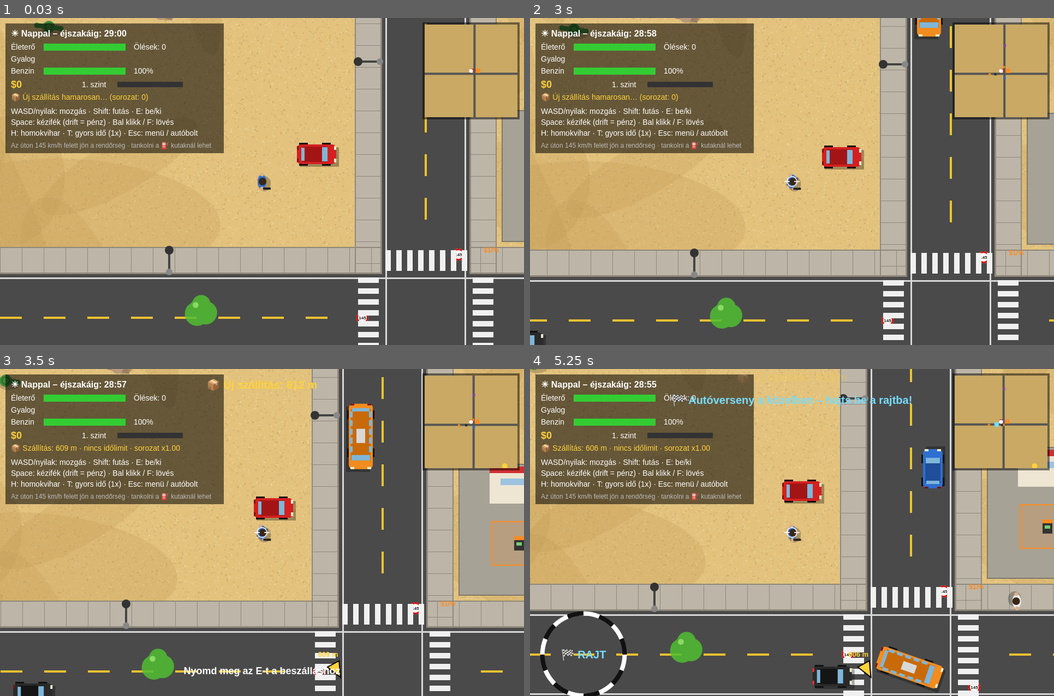
Above: before the commit, frames 1-4 (two rows, left to right).
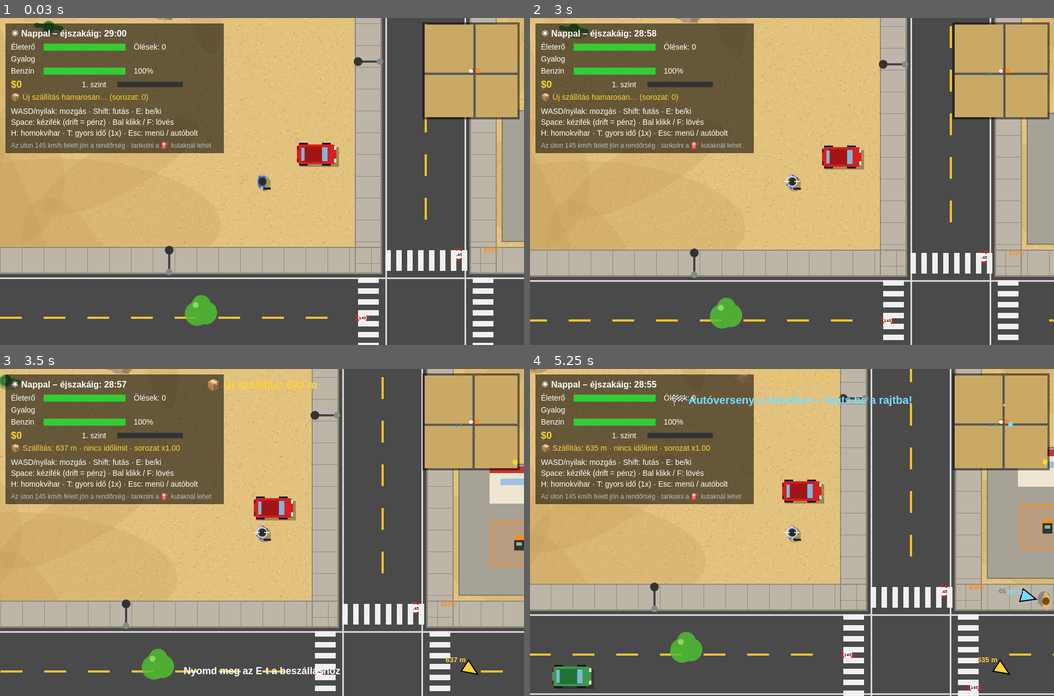
Above: after the commit, the same moments.

Repository: voparin/gta-game
Game: browser game, page index.html
The game is run twice, just before and just after one commit, with the same random seed, the same clock (stepped at 60 frames per second) and the same inputs.
Inputs (mouse positions are in pixels of both pictures, inside the frame that each line leads up to):
- Up to frame 1 (0.03 s): no input
- Up to frame 2 (3 s): click (792, 181) at 0.27 s; hold Right 1.03-1.53 s; tap Space every 0.5 s from 1.1 to 2.6 s; hold Down 1.58-1.85 s; hold Left 1.9-2.47 s; hold Up 2.52-2.82 s; hold Right from 2.87 s (still down)
- Up to frame 3 (3.5 s): keep holding Right; tap Space at 3.1 s
- Up to frame 4 (5.25 s): release Right at 3.53 s; hold Up 3.58-3.82 s; tap Space every 0.5 s from 3.6 to 5.1 s; hold Left 3.87-4.3 s; hold Down 4.35-4.68 s; hold Right 4.73-5.23 s

Frame 1 is identical in both runs. In frame 2, 0.4% of the frame differs, in the area x 0-91%, y 0-100%; in frame 3, 1.5%; in frame 4, 3.8%, in the area x 1-100%, y 5-100%.

Commit message:
v0.16.0: buszmenetrend – percenként busz a legközelebbi megállóba

Diff:
--- a/game.js
+++ b/game.js
@@ -1,6 +1,6 @@
 'use strict';
 
-const VERSION = '0.15.1';         // minden kiadásnál léptetni kell (lásd CHANGELOG.md)
+const VERSION = '0.16.0';         // minden kiadásnál léptetni kell (lásd CHANGELOG.md)
 
 // ===== Beállítások =====
 // A pálya végtelen (ADR-0019): nincs széle, a chunkok bármely koordinátán generálódnak.
@@ -288,6 +288,9 @@
 const CITY_BUS = { type: 'citybus', color: ['#f28c1e', '#c96a0a'], len: 120, wid: 44, accel: 240, maxRoad: 360, maxSand: 250, sandDrag: 0.9, fuelUse: 1 };
 const BUS_DWELL = 4;          // ennyi másodpercig áll a busz a megállóban
 const BUS_FARE = 2;           // buszjegy ára ($)
+// Menetrend (ADR-0027): percenként egy busz a játékoshoz legközelebbi megállóba
+const BUS_INTERVAL = 60, BUS_LEAD = 1000;   // indulás a megálló előtt legalább 1000 px-rel
+const busSchedule = { next: 15, dispatched: 0 };
 
 // side: az út melyik oldalán (±1); dir: az a haladási irány, amelyik itt áll meg (jobb oldali közlekedés)
 function busStopsIn(xa, ya, xb, yb) {
@@ -805,9 +808,11 @@
   if (player.inCar) return null;
   if (dist(player, car) < 75) return { text: 'Nyomd meg az E-t a beszálláshoz', color: '#fff' };
   if (nearestBoardableBus()) return { text: `🚌 E: felszállás a buszra ($${BUS_FARE})`, color: '#f28c1e' };   // a toggleCar-ban a busz megelőzi a többit
+  const ns = nearestBusStop(player.x, player.y);
   if (nearestDoor()) return { text: '🏠 E: bemenés a házba', color: '#7df' };
   if (nearestRentable()) return { text: `🔑 E: autóbérlés ($${RENT_PRICE})`, color: '#7f7' };
   if (nearestHomeless()) return { text: `🤲 E: adományozás ($${DONATE_MIN}–$${DONATE_MAX})`, color: '#7f7' };
+  if (ns && Math.hypot(ns.x - player.x, ns.y - player.y) < 160) return { text: `🚌 Buszmegálló – a busz percenként jár, a következő ~${Math.ceil(nextBusIn())} mp múlva`, color: '#f28c1e' };
   return null;
 }
 
@@ -998,6 +1003,39 @@
   return c;
 }
 
+function nearestBusStop(x, y) {
+  let best = null, bd = Infinity;
+  for (const bs of busStopsIn(x - 2600, y - 2600, x + 2600, y + 2600)) {
+    const d = Math.hypot(bs.x - x, bs.y - y);
+    if (d < bd) { bd = d; best = bs; }
+  }
+  return best;
+}
+
+// az indulás távolsága: legalább BUS_LEAD, széles képernyőn messzebb (ne a játékos szeme előtt jelenjen meg),
+// de kevesebb, mint a megállók távolsága, így közben nincs másik megálló
+const busLead = () => clamp(Math.max(BUS_LEAD, canvas.width / 2 + 300), BUS_LEAD, STOP_SPACING - 100);
+
+// a busz a megálló előtt indul, a megálló sávjában; ha közben kereszteződés van, ott egyenesen megy
+function dispatchBus() {
+  const lead = busLead();
+  // a legközelebbi megállótól kezdve az első, amelynek az indulóhelye szabad (parkoló autó, roncs, másik busz nincs ott)
+  const stops = busStopsIn(player.x - 2600, player.y - 2600, player.x + 2600, player.y + 2600)
+    .sort((a, b) => Math.hypot(a.x - player.x, a.y - player.y) - Math.hypot(b.x - player.x, b.y - player.y)).slice(0, 6);
+  for (const bs of stops) {
+    const along = bs.along - bs.dir * lead;
+    const lane = bs.axis === 'h' ? { x: along, y: bs.road + bs.dir * 40 } : { x: bs.road - bs.dir * 40, y: along };
+    if ([car, ...aiCars].some(c => dist(c, lane) < 300)) continue;
+    const c = spawnCityBus(bs.axis, bs.dir, bs.road, along);
+    c.ai.lastCross = bs.axis + bs.road + ':' + (bs.along - bs.dir * STOP_OFFSET);   // a köztes kereszteződésben nem fordul el
+    busSchedule.dispatched++;
+    return c;
+  }
+  return null;                                          // mind foglalt: 2 mp múlva újra próbálja
+}
+
+const nextBusIn = () => Math.max(0, busSchedule.next - clock) + busLead() / 300 + 1.5;
+
 function spawnAround(dt) {
   // a távoliakat eltüntetjük
   for (let i = npcs.length - 1; i >= 0; i--) {
@@ -1032,13 +1070,8 @@
       h.angle = axis === 'h' ? (side > 0 ? -Math.PI / 2 : Math.PI / 2) : (side > 0 ? Math.PI : 0);   // az út felé néz
     }
   }
-  if (aiCars.filter(c => c.citybus).length < 2 && rand() < dt) {          // városi buszok
-    const axis = rand() < 0.5 ? 'h' : 'v', dir = rand() < 0.5 ? 1 : -1;
-    const road = nearestRoad(axis === 'h' ? player.y : player.x);
-    const along = (axis === 'h' ? player.x : player.y) + (rand() < 0.5 ? -1 : 1) * (900 + rand() * 700);
-    const pos = axis === 'h' ? { x: along, y: road } : { x: road, y: along };
-    const d = dist(pos, player);
-    if (d > 700 && d < 2400 && ![car, ...aiCars].some(c => dist(c, pos) < 300)) spawnCityBus(axis, dir, road, along);
+  if (clock >= busSchedule.next) {                  // percenként egy városi busz (menetrend)
+    busSchedule.next = clock + (dispatchBus() ? BUS_INTERVAL : 2);   // ha foglalt az indulóhely, 2 mp múlva újra próbálja
   }
   if (aiCars.filter(c => !c.police && !c.racer && !c.citybus).length < 6 && rand() < dt) {
     const axis = rand() < 0.5 ? 'h' : 'v', dir = rand() < 0.5 ? 1 : -1;
--- a/tests/smoke.test.js
+++ b/tests/smoke.test.js
@@ -38,7 +38,7 @@
   set spawn(v){spawnEnabled=v}, set slime(v){slimeEnabled=v}, set police(v){policeEnabled=v}, wanted, clearWanted,
   SPEED_LIMIT, KMH, START_X, START_Y, progress, mission, drift, stationFor, nearPump, earn, levelOf,
   set missions(v){missionsEnabled=v}, VERSION, sanitizeProgress, FUEL_PRICE, BUS, selectCar, race, racePosition, RACE_PRIZES,
-  set races(v){racesEnabled=v}, busStopsIn, spawnCityBus, BUS_DWELL, STOP_SPACING, BUS_FARE, stationCache, STATION_CACHE_MAX, raiseWanted,
+  set races(v){racesEnabled=v}, busStopsIn, spawnCityBus, BUS_DWELL, STOP_SPACING, BUS_FARE, busSchedule, BUS_INTERVAL, nearestBusStop, canvas, dispatchBus, stationCache, STATION_CACHE_MAX, raiseWanted,
   get message(){return message}, parkingLot, lotsIn, RENT_PRICE, RENTAL_MODEL, HU_FLAG, rentedLots, donate, DONATE_MIN, DONATE_MAX, homelessSpot, housesIn, collideTest: o => collide(o),
   get tornado(){return tornado}, set tornado(v){tornado=v}, spawnTornado, destroyedHouses, set tornadoes(v){tornadoEnabled=v}, TORNADO_CORE, doorOf, ROOM_W, ROOM_H, furnitureOf, destroyHouse, interactionPrompt, roomLayout, enterHouse, exitHouse,
   get activeSkin(){return activeSkin}, buySkin, radio, makeSong, SCALES, BEER_PRICE, WINE_PRICE, DRUNK_DRIVE, drunkK, ownsSkin: i => progress.ownedSkins.includes(i), menu, SKINS, CAR_MODELS, ROAD_W, SIDEWALK_W, WALK_OFF, EDGE, spawnPedOnSidewalk,
@@ -218,7 +218,7 @@
 check('magától megjelennek csövesek a járdán', G.npcs.some(p => p.kind === 'homeless'));
 check('a megjelenő gyalogosok a járdán / zebrán vannak', G.npcs.filter(p => p.kind === 'ped' && !p.dead).every(p => G.onRoad(p.x, p.y, G.SIDEWALK_W)));
 check('megjelennek AI autók', G.aiCars.length > 0);
-for (let i = 0; i < 1800 && !G.aiCars.some(c => c.citybus); i++) step(1);
+for (let i = 0; i < 60 * 65 && !G.aiCars.some(c => c.citybus); i++) step(1);   // a busz percenként jár
 check('magától járnak városi buszok', G.aiCars.some(c => c.citybus));
 G.spawn = false;
 
@@ -1167,7 +1167,7 @@
   check('a tornádó felszippantja az embert', !G.npcs.includes(victim));
   check('a felszippantott dolgok a tornádóban repülnek', G.tornado.flying.length >= 3);
   const fd0 = Math.hypot(G.tornado.x - farCar.x, G.tornado.y - farCar.y), fa0 = Math.atan2(farCar.y - G.tornado.y, farCar.x - G.tornado.x);
-  step(30);
+  step(60);                          // elég hosszan, hogy ne határeseten múljon (ADR-0012)
   const fd1 = Math.hypot(G.tornado.x - farCar.x, G.tornado.y - farCar.y), fa1 = Math.atan2(farCar.y - G.tornado.y, farCar.x - G.tornado.x);
   check('a távolabbi autót beszívja és megpörgeti', !G.aiCars.includes(farCar) || (fd1 < fd0 - 40 && Math.abs(Math.atan2(Math.sin(fa1 - fa0), Math.cos(fa1 - fa0))) > 0.1));
   // a játékost is elviszi
@@ -1180,6 +1180,49 @@
   step(240);
   check('a vihar végén a tornádó elül', G.tornado === null);
   G.aiCars.length = 0; G.npcs.length = 0; G.storm.timer = 1e9;
+}
+
+// --- menetrend: percenként egy busz a legközelebbi megállóba ---
+{
+  G.npcs.length = 0; G.aiCars.length = 0; G.clearWanted(); G.tornado = null;
+  check('a busz percenként jár', G.BUS_INTERVAL === 60);
+  const bs = G.nearestBusStop(G.C + 3750, G.C + 120);
+  Object.assign(G.player, { x: bs.x + (bs.axis === 'h' ? 0 : 20), y: bs.y + (bs.axis === 'h' ? 20 : 0), inCar: false, riding: null, inHouse: null, dead: 0, arrested: 0 });
+  Object.assign(G.car, { x: G.C - 20000, y: G.C, vx: 0, vy: 0 });
+  G.busSchedule.next = G.clock + 30;
+  const waitText = (G.interactionPrompt() || {}).text || '';
+  check('a megállóban kiírja, hány mp múlva jön a következő busz', /percenként/.test(waitText) && /~3[45] mp/.test(waitText));
+  G.spawn = true;
+  G.busSchedule.next = G.clock + 1;
+  const d0 = G.busSchedule.dispatched;
+  let arrived = null, t0 = G.clock, tArr = 0;
+  for (let i = 0; i < 60 * 25 && !arrived; i++) {
+    step(1);
+    G.npcs.length = 0;                                   // a teszt csak a buszt figyeli
+    arrived = G.aiCars.find(c => c.citybus && G.clock < c.dwellUntil && Math.hypot(c.x - bs.x, c.y - bs.y) < 160);
+    if (arrived) tArr = G.clock - t0;
+  }
+  check('a busz a legközelebbi megállóba érkezik, és ott megáll', !!arrived && G.busSchedule.dispatched === d0 + 1 && tArr < 15);
+  // 3 perc alatt pontosan 3 busz indul
+  const d1 = G.busSchedule.dispatched;
+  for (let i = 0; i < 60 * 180; i++) { step(1); G.npcs.length = 0; if (i % 600 === 0) G.aiCars.length = 0; }
+  check('3 perc alatt pontosan 3 busz indul (percenként egy)', G.busSchedule.dispatched - d1 === 3);
+  // kódátnézés után: foglalt indulóhelyre nem indít buszt; széles képernyőn messzebbről indul, és mégis a megállóba ér
+  G.aiCars.length = 0;
+  const lead0 = 1000, startAt = bs.along - bs.dir * lead0;
+  const blocker = G.spawnAiCar(bs.axis, bs.dir, bs.road, startAt); Object.assign(blocker, { vx: 0, vy: 0, wrecked: true });
+  const d2 = G.busSchedule.dispatched;
+  const alt = G.dispatchBus();
+  check('foglalt indulóhelyre nem indul busz, helyette egy másik megállóba jön', alt && Math.hypot(alt.x - blocker.x, alt.y - blocker.y) > 300 && G.busSchedule.dispatched === d2 + 1);
+  G.aiCars.length = 0;
+  const w0 = G.canvas.width; G.canvas.width = 3000;
+  const wide = G.dispatchBus();
+  const leadW = Math.abs((bs.axis === 'h' ? wide.x : wide.y) - bs.along);
+  let arrivedW = false;
+  for (let i = 0; i < 60 * 25 && !arrivedW; i++) { step(1); G.npcs.length = 0; arrivedW = G.clock < wide.dwellUntil && Math.hypot(wide.x - bs.x, wide.y - bs.y) < 160; }
+  check('széles képernyőn messzebbről indul (nem a szemed előtt jelenik meg), és a megállóba ér', leadW > 1500 && arrivedW);
+  G.canvas.width = w0;
+  G.spawn = false; G.aiCars.length = 0;
 }
 
 // --- zöld busz: csak a játékosé ---
Not shown, changed: CHANGELOG.md
Not shown, changed: CLAUDE.md
Not shown, added: docs/adr/0027-buszmenetrend-percenkent-a-legkozelebbi-megalloba.md
